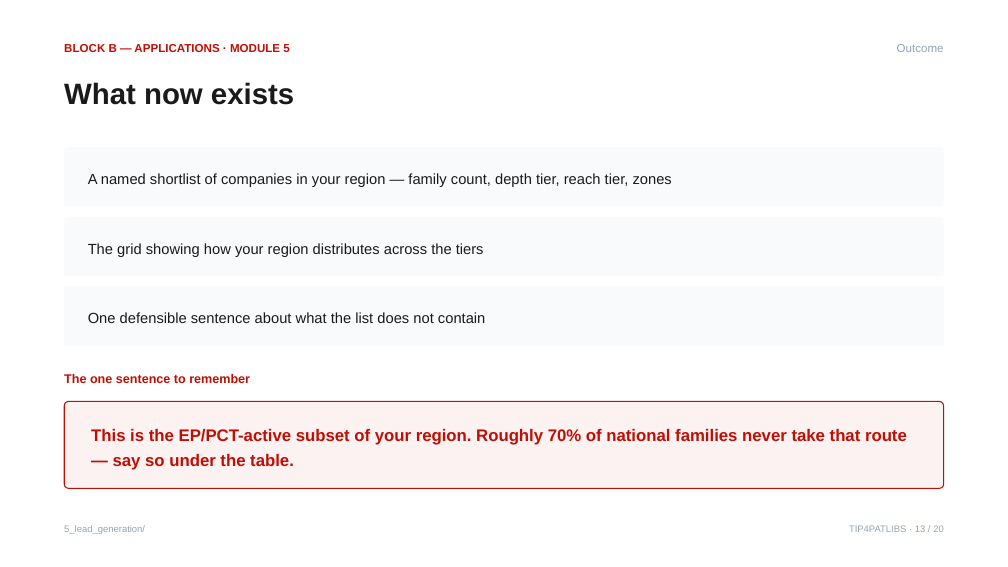
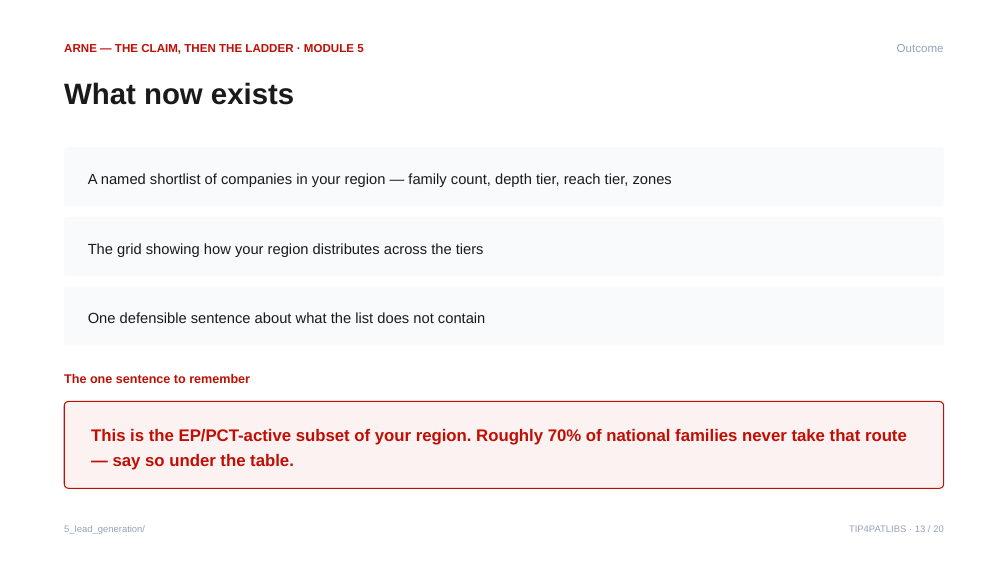
Before and after one commit to mtcberlin/epo-tip4patlibs, a slide deck: slide 13 of 9_documentation/course/TIP4PATLIBS_workshop.pptx. Drawn at 1008x567 pixels with LibreOffice and Linux fonts; fonts in the diff are those of the drawing. Boxes give left, top, right and bottom in pixels: in the first picture for what was removed or moved away, otherwise in the second. Text is boxed around its words. In the diff, an @@ line names an element or a change of style, - is before the commit and + after.

Commit message:
Warsaw workshop: recut to 90 minutes around one claim (#24)

```diff
--- a/9_documentation/course/TIP4PATLIBS_workshop.pptx
+++ b/9_documentation/course/TIP4PATLIBS_workshop.pptx
@@ text at <box>64,44,363,54</box>: text changed @@
-BLOCK B — APPLICATIONS · MODULE 5
+ARNE — THE CLAIM, THEN THE LADDER · MODULE 5
```
Also in this commit, not shown: 19 other slides changed, 16 other files.
